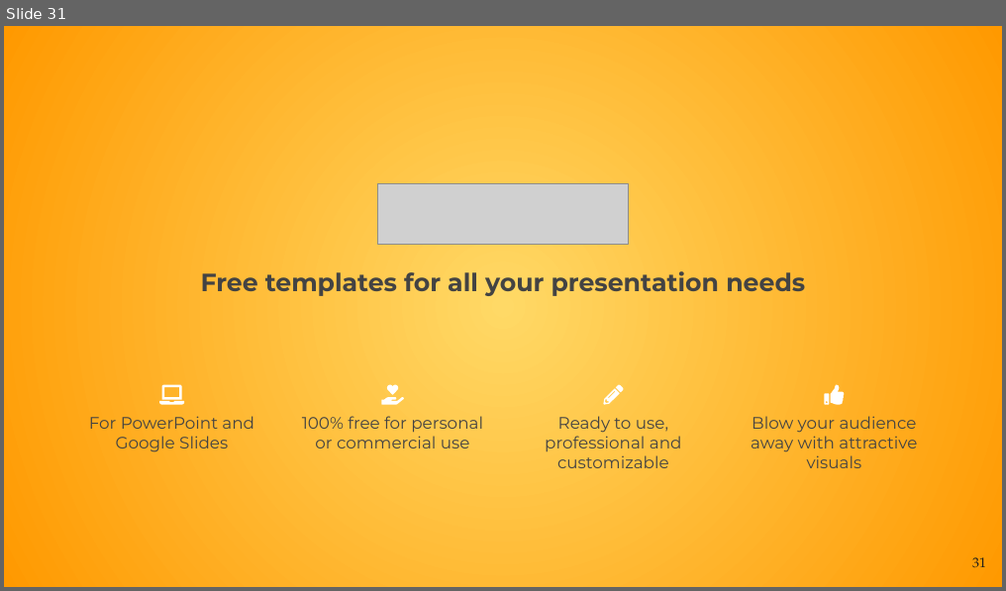
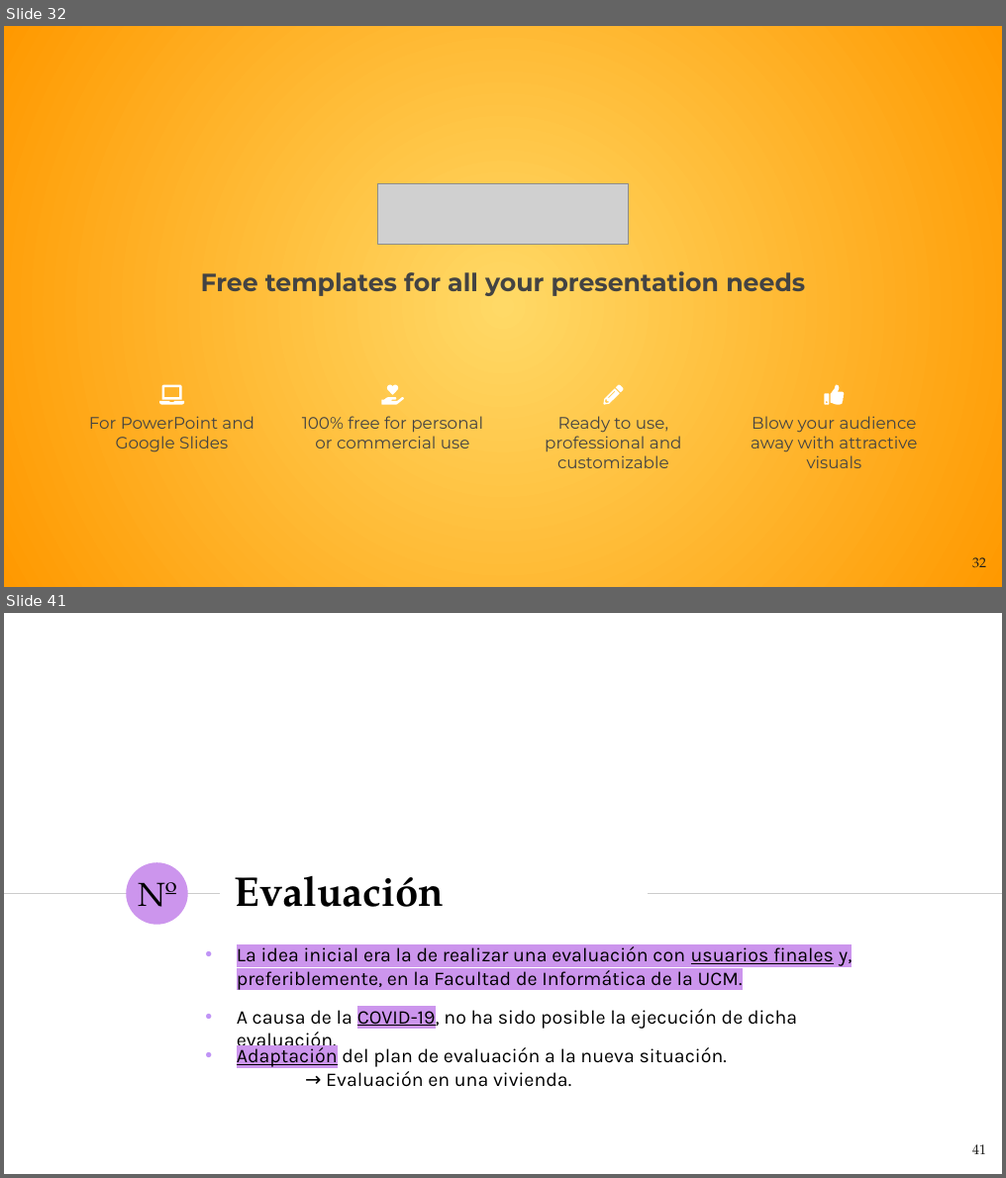
Before and after one commit to NILGroup/TFG-1920-DiscapacidadVisual, a slide deck: Defensa/Viola · SlidesCarnival.pptx. Shown one above the other, each under a label of ours: slide 31 before the commit, slides 32 and 41 after it; the slides between them are not shown. The pictures are 1006x591 and 1006x1178 pixels, drawn with LibreOffice and Linux fonts; fonts in the diff are those of the drawing; grey boxes stand for pictures. Boxes give left, top, right and bottom in pixels: in the first picture for what was removed or moved away, otherwise in the second. Text is boxed around its words. In the diff, an @@ line names an element or a change of style, - is before the commit and + after.

```diff
--- a/Defensa/Viola · SlidesCarnival.pptx
+++ b/Defensa/Viola · SlidesCarnival.pptx
@@ slide 41 added at [4,613,1002,1174], background #FFFFFF @@
@@ ellipse added at [126,862,187,924], fill #CC95ED @@
@@ title added at [235,876,444,907], 30 pt, text #000000, bold @@
+Evaluación
@@ line added from (4, 893) to (220, 893), #CCCCCC 0.75 pt @@
@@ text added at [138,882,176,920], 24 pt, text #000000 @@
+Nº
@@ line added from (648, 893) to (1002, 893), #CCCCCC 0.75 pt @@
@@ subtitle added at [237,947,851,991], 14 pt, text #000000 @@
+• La idea inicial era la de realizar una evaluación con usuarios finales y, preferiblemente, en la Facultad de Informática de la UCM.
@@ text added at [237,1006,797,1030], 14 pt, text #000000 @@
+• A causa de la COVID-19, no ha sido posible la ejecución de dicha evaluación.
@@ text added at [237,1048,727,1087], 14 pt, text #000000 @@
+• Adaptación del plan de evaluación a la nueva situación.
+→ Evaluación en una vivienda.
@@ page number added at [972,1145,986,1155], 10 pt, text #1D1D1B @@
+41
@@ what was slide 31 is now slide 32 @@
@@ page number at [972,558,986,569]: text changed @@
-31
+32
```
Also in this commit, not shown: 28 slides changed, 12 other slides added, 2 slides removed, 2 other files.
